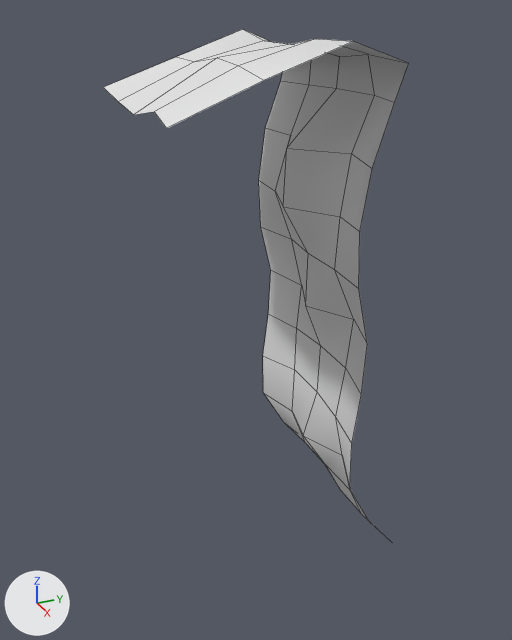
A saved change to the FBX model Assets/ReSurvivor2/Blender/S7U_EarthBank_1m_B_LOD1/S7U_EarthBank_1m_B_LOD1.fbx.
Rendered twice from a 50 mm camera at (2.87, -1.76, 2.56) aimed at (0.01, -0.47, 1.13). Arrows for +X, +Y and +Z are at lower left; the lights stay in place. The older version comes first. Mesh edges are drawn as thin lines. Materials are left out; every surface is plain grey. Where no turn or scale is listed for an object, it has been applied to the vertices.

Objects in the first picture: 'S7U_EarthBank_1m_B_LOD1'.
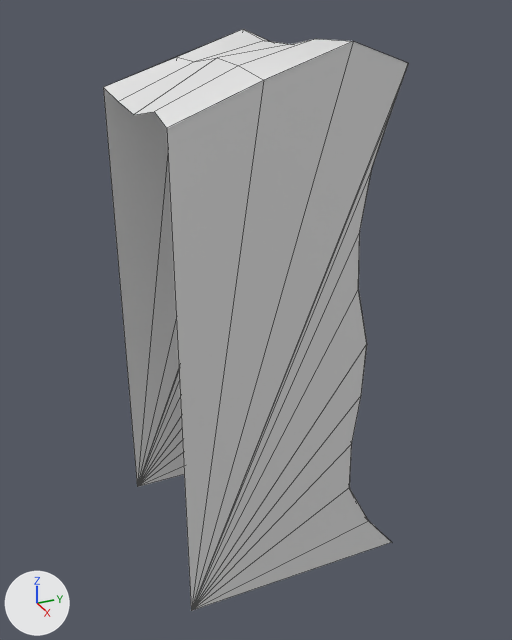
The change, as a diff of the scene's bpy script:
```diff
--- a/Assets/ReSurvivor2/Blender/S7U_EarthBank_1m_B_LOD1/S7U_EarthBank_1m_B_LOD1.fbx.py
+++ b/Assets/ReSurvivor2/Blender/S7U_EarthBank_1m_B_LOD1/S7U_EarthBank_1m_B_LOD1.fbx.py
@@ me_s7u_earthbank_1m_b_lod1_mesh @@
 # used by ob_s7u_earthbank_1m_b_lod1; location = (0.0, 0.0, 0.0)
-me_s7u_earthbank_1m_b_lod1_mesh.from_pydata(...)  # 70 vertices, 52 faces; spans x -0.5..0.5, y -1.02..0.12, z -0.07..2.41
+me_s7u_earthbank_1m_b_lod1_mesh.from_pydata(...)  # 100 vertices, 78 faces; spans x -0.5..0.5, y -1.02..0.12, z -0.07..2.41
+# me_s7u_earthbank_1m_b_lod1_mesh part 1: a new loose piece of 15 vertices spanning x -0.5, y -1.0..0.12, z -0.05..2.41
+# me_s7u_earthbank_1m_b_lod1_mesh part 2: a new loose piece of 15 vertices spanning x 0.5, y -1.02..0.1, z -0.06..2.41
```

Pixel boxes (x1, y1, x2, y2) of what changed, in the pictures (512 x 640 px):
'S7U_EarthBank_1m_B_LOD1', reshaped (15% taller): before (103, 29, 409, 535); after (103, 29, 409, 611)
part 1 of me_s7u_earthbank_1m_b_lod1_mesh, added: after (103, 32, 264, 487)
part 2 of me_s7u_earthbank_1m_b_lod1_mesh, added: after (167, 41, 408, 611)
